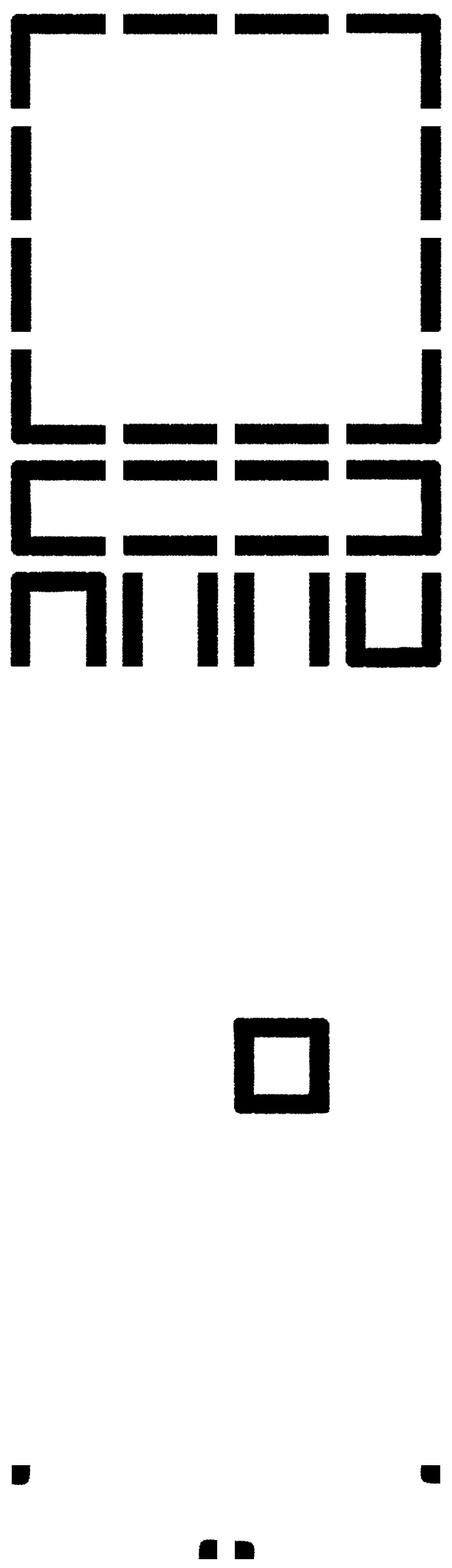
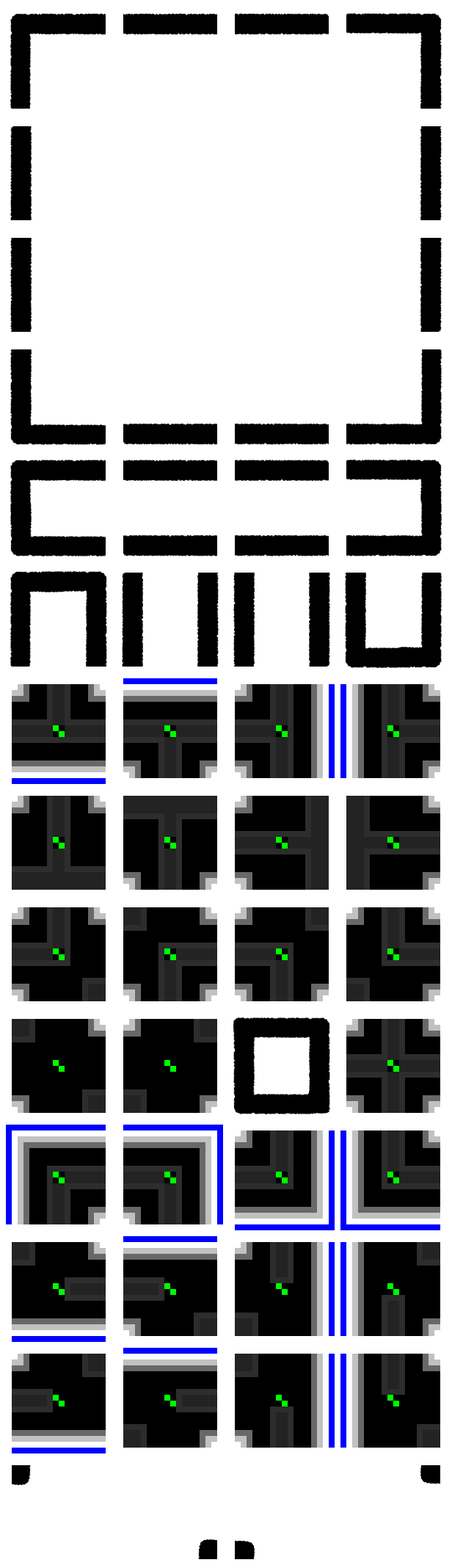
Layer changes from the first 452 x 1568 image to the second:
painted on "Paint Layer 4" (1st of 4, in "Group 3") over box(187, 939, 376, 1175)
painted on "Paint Layer 4" (2nd of 4, in "Group 3") over box(11, 678, 441, 799)
painted on "Paint Layer 4" (3rd of 4, in "Group 3") over box(11, 1409, 441, 1454)
showed group "Group 2" (2 layers), opacity 53% → 100% over box(5, 678, 441, 1454)
painted on "Paint Layer 2 (pasted)" (2nd of 2, in "Group 2") over box(5, 678, 441, 1454)